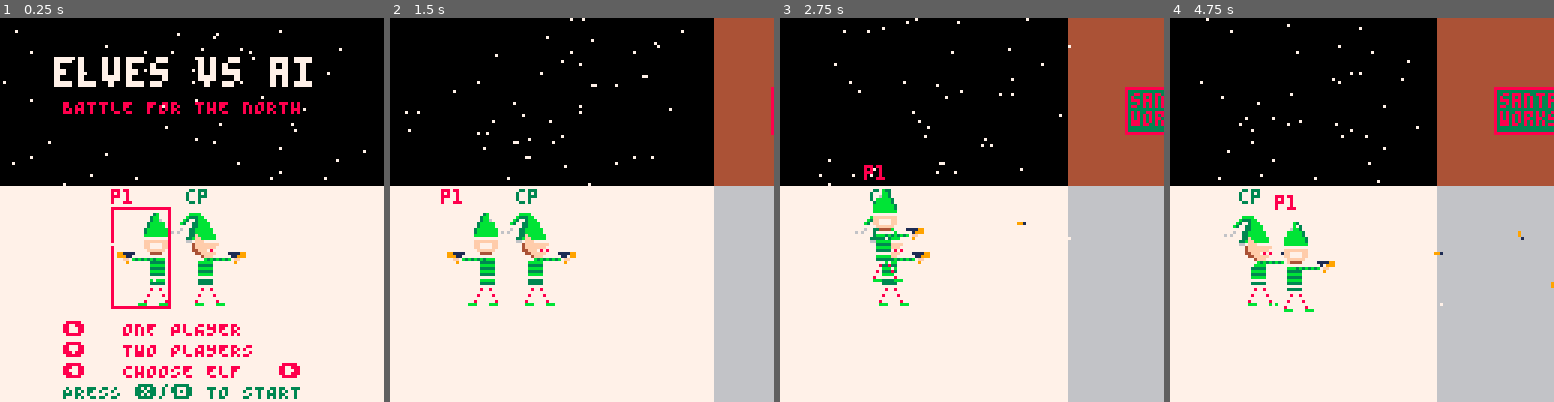
Above: before the commit, frames 1-4 (left to right).
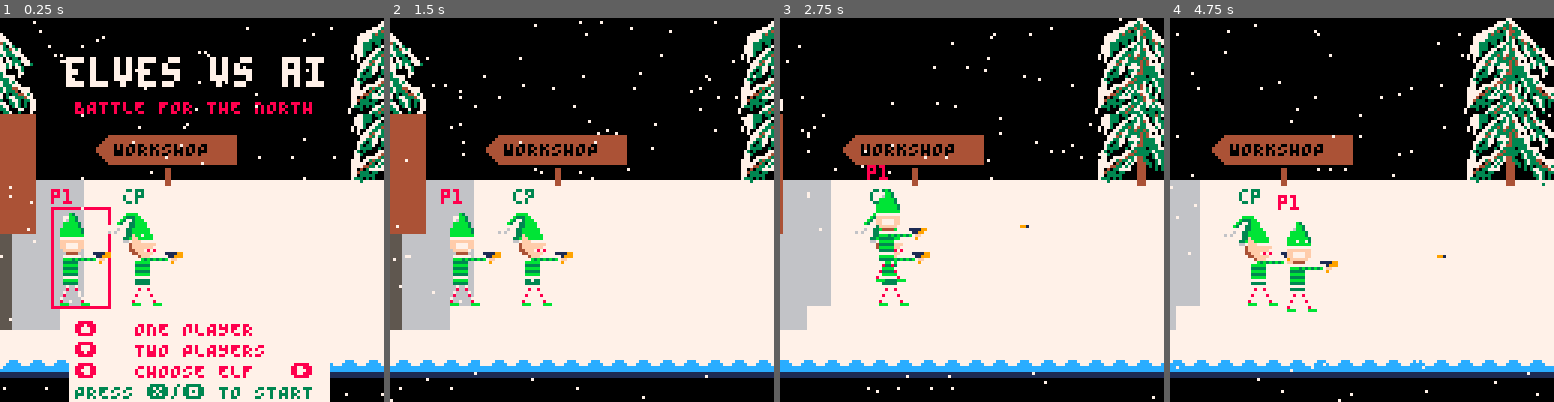
Above: after the commit, the same moments.

Repository: ryangrossGitHub/eva
Game: PICO-8 cartridge eva.p8
Same seed, same stepped clock (60 frames per second), same inputs: the game is played once before the commit and once after it.
Inputs:
- Up to frame 1 (0.25 s): no input
- Up to frame 2 (1.5 s): tap X (X key) at 0.33, 1.07 s; tap O (Z key) at 0.7 s
- Up to frame 3 (2.75 s): hold Right 1.6-2.1 s; tap O (Z key) at 1.7, 2.1, 2.5 s; tap X (X key) at 1.85 s; hold Up 2.15-2.42 s; hold Right from 2.47 s (still down)
- Up to frame 4 (4.75 s): tap O (Z key) every 0.4 s from 2.9 to 4.5 s; tap X (X key) at 2.97, 4.08 s; release Right at 3.03 s; hold Left 3.08-3.58 s; hold Down 3.63-3.97 s; hold Right 4.02-4.68 s; hold Up from 4.73 s (still down)

The runs differ from the first frame. In frame 1, 31% of the frame differs, in the area x 0-100%, y 0-100%; in frame 2, 40%; in frame 3, 41%; in frame 4, 44%.

Commit message:
Replaced temp map with real scene. Made darts bounce off walls.

Diff:
--- a/eva.p8
+++ b/eva.p8
@@ -271,84 +271,114 @@
 
 
 __map__
-c3c3c3c3c3c3c3c3c3c3c3c3c3c3c3c3d1d1d1d1d1d1d1d1d1d1d1d1d1d1d1d1d1d1d1d1d1d1d1d1d1d1d1d1d1d1c3c3c3c3c3c3c3c3c3c3c3c3c3c3c3c3c3c3c3c3c3c3c3c3c3c3c3c3c3c3c3c3c3c3c3c3c3c3c3c3c3c3c3c3c3c3c3c3c3c3c3c3c3c3c3c3c3c3c3c3c3c3c3c3c3c3c3c3c3c3c3c300000000000000000000
-c3c3c3c3c3c3c3c3c3c3c3c3c3c3c3c3d1d1d1d1d1d1d1d1d1d1d1d1d1d1d1d1d1d1d1d1d1d1d1d1d1d1d1d1d1d1c3c3c3c3c3c3c3c3c3c3c3c3c3c3c3c3c3c3c3c3c3c3c3c3c3c3c3c3c3c3c3c3c3c3c3c3c3c3c3c3c3c3c3c3c3c3c3c3c3c3c3c3c3c3c3c3c3c3c3c3c3c3c3c3c3c3c3c3c3c3c3c3c3c3c3c3c3c3c3c3c3c3
-c3c3c3c3c3c3c3c3c3c3c3c3c3c3c3c3d1d1d1d1d1d1d1d1d1d1d1d1d1d1d1d1d1d1d1d1d1d1d1d1d1d1d1d1d1d1c3c3c3c3c3c3c3c3c3c3c3c3c3c3c3c3c3c3c3c3c3c3c3c3c3c3c3c3c3c3c3c3c3c3c3c3c3c3c3c3c3c3c3c3c3c3c3c3c3c3c3c3c3c3c3c3c3c3c3c3c3c3c3c3c3c3c3c3c3c3c3c3c3c3c3c3c3c3c3c3c3c3
-c3c3c3c3c3c3c3c3c3c3c3c3c3c3c3c3d1d1d1d1d1d1d1d1d1d1d1d1d1d1d1d1d1d1d1d1d1d1d1d1d1d1d1d1d1d1c3c3c3c3c3c3c3c3c3c3c3c3c3c3c3c3c3c3c3c3c3c3c3c3c3c3c3c3c3c3c3c3c3c3c3c3c3c3c3c3c3c3c3c3c3c3c3c3c3c3c3c3c3c3c3c3c3c3c3c3c3c3c3c3c3c3c3c3c3c3c3c3c3c3c3c3c3c3c3c3c3c3
-c3c3c3c3c3c3c3c3c3c3c3c3c3c3c3c3d1d1d1d1d1d1d1d1d1d1d1d1d1d1d1d1d1d1d1d1d1d1d1d1d1d1d1d1d1d1c3c3c3c3c3c3c3c3c3c3c3c3c3c3c3c3c3c3c3c3c3c3c3c3c3c3c3c3c3c3c3c3c3c3c3c3c3c3c3c3c3c3c3c3c3c3c3c3c3c3c3c3c3c3c3c3c3c3c3c3c3c3c3c3c3c3c3c3c3c3c3c3c3c3c3c3c3c3c3c3c3c3
-c3c3c3c3c3c3c3c3c3c3c3c3c3c3c3c3d1d1d1d1d1d1d1d1d1d1d1d1d1d1d1d1d1d1d1d1d1d1d1d1d1d1d1d1d1d1c3c3c3c3c3c3c3c3c3c3c3c3c3c3c3c3c3c3c3c3c3c3c3c3c3c3c3c3c3c3c3c3c3c3c3c3c3c3c3c3c3c3c3c3c3c3c3c3c3c3c3c3c3c3c3c3c3c3c3c3c3c3c3c3c3c3c3c3c3c3c3c3c3c3c3c3c3c3c3c3c3c3
-c3c3c3c3c3c3c3c3c3c3c3c3c3c3c3c3d1d1d1d1d1d1d1d1d1d1d1d1d1d1d1d1d1d1d1d1d1d1d1d1d1d1d1d1d1d1c3c3c3c3c3c3c3c3c3c3c3c3c3c3c3c3c3c3c3c3c3c3c3c3c3c3c3c3c3c3c3c3c3c3c3c3c3c3c3c3c3c3c3c3c3c3c3c3c3c3c3c3c3c3c3c3c3c3c3c3c3c3c3c3c3c3c3c3c3c3c3c3c3c3c3c3c3c3c3c3c3c3
-c2c2c2c2c2c2c2c2c2c2c2c2c2c2c2c2c0c0c0c0c0c0c0c0c0c0c0c0c0c0c0c0c0c0c0c0c0c0c0c0c0c0c0c0c0c0c3c3c3c3c3c3c3c3c3c3c3c3c3c3c3c3c3c3c3c3c3c3c3c3c3c3c3c3c3c3c3744040404040404040404040404040c3c3c3404040c3c3c3c3c3c340404040c3404040404040404040c340404040c3c340c340
-c2c2c2c2c2c2c2c2c2c2c2c2c2c2c2c2c0c0c0c0c0c0c0c0c0c0c0c0c0c0c0c0c0c0c0c0c0c0c0c0c0c0c0c0c0c0c3c3c3c3c3c3c3c3c3c3c3c3c3c3c3c3c3c340c3c3c3c3c3c3c3c3c3c3c3c3c340404040404040404040404040404040404040c340404040c3c340404040c340404040404040404040404040404040404040
-c2c2c2c2c2c2c2c2c2c2c2c2c2c2c2c2c0c0c0c0c0c0c0c0c0c0c0c0c0c0c0c0c0c0c0c0c0c0c0c0c0c0c0c0c0c0c3c3c3c3c3c3c3c3c3c3c3c3c3c3c3c3c3c340c3c3c3c3c3c3c3c3c3c3c3c3c340404040404040404040404040404040404040404040c3c3c340404040404040404040404040404040404040404040404040
-c2c2c2c2c2c2c2c2c2c2c2c2c2c2c2c2c0c0c0c0c0c0c0c0c0c0c0c0c0c0c0c0c0c0c0c0c0c0c0c0c0c0c0c0c0c0c3c3c3c3c3c3c3c3c3c3c3c3c3c3c3c3c3c340c3c3c3c3c3c3c3c3c3c3c3c3c3404040404040404040404040404040404040404040404040404040404040404040404040404040c340404040404040404040
-c2c2c2c2c2c2c2c2c2c2c2c2c2c2c2c2c0c0c0c0c0c0c0c0c0c0c0c0c0c0c0c0c0c0c0c0c0c0c0c0c0c0c0c0c0c0c3c3c3c3c3c3c3c3c3c3c3c3c3c3c3c3c3c340c3c3c3c3c3c3c3c3c3c3c3c3c34040404040404040404040404040404040404040404040404040404040404040404040404040404040404040404040404040
-c2c2c2c2c2c2c2c2c2c2c2c2c2c2c2c2c0c0c0c0c0c0c0c0c0c0c0c0c0c0c0c0c0c0c0c0c0c0c0c0c0c0c0c0c0c0c3c3c3c3c3c3c3c3c3c3c3c3c3c3c3c3c3c340c3c3c3c3c3c3c3c3c3c3c3c3c34040404040404040404040404040c34040404040404040404040404040404040404040404040404040404040404040404040
-c2c2c2c2c2c2c2c2c2c2c2c2c2c2c2c2c0c0c0c0c0c0c0c0c0c0c0c0c0c0c0c0c0c0c0c0c0c0c0c0c0c0c0c0c0c0c3c3c3c3c3c3c3c3c3c3c3c3c3c3c3c3c3c340c3c3c3c3c3c3c3c3c3c3c3c3c34040404040404040404040404040404040404040404040404040404040404040404040404040404040404040404040404040
-c2c2c2c2c2c2c2c2c2c2c2c2c2c2c2c2c0c0c0c0c0c0c0c0c0c0c0c0c0c0c0c0c0c0c0c0c0c0c0c0c0c0c0c0c0c0c3c3c3c3c3c3c3c3c3c3c3c3c3c3c3c3c3c3c3c3c3c3c3c3c3c3c3c3c3c3c3c34040404040404040404040404040404040404040404040404040404040404040404040404040404040404040404040404040
-c2c2c2c2c2c2c2c2c2c2c2c2c2c2c2c2c0c0c0c0c0c0c0c0c0c0c0c0c0c0c0c0c0c0c0c0c0c0c0c0c0c0c0c0c0c0c3c3c3c3c3c3c3c3c3c3c3c3c3c3c3c3c3c3404040404040404040404040404040404040404040404040404040404040404040404040404040404040404040404040404040404040404040404040fcc3c3c3
-…(65 lines of a section not shown)…
+c3c3cacbcccdc3cd0000000000000000000000cacbcccdcacbcccdcacbcccdc3c3c3cdc3c3c3c3c3c3c3c3c3c3c3c3c3c3c3c3c3c3c3c3c3c3c3c3c3c3c3c3c3c3c3c3c3c3c3c3c3c3c3c3c3c3c3c3c3c3c3c3c3c3c3c3c3c3c3c3c3c3c3c3c3c3c3c3c3c3c3c3c3c3c3c3c3c3c3c3c3c3c3c3c3c3c300000000000000000000
+c3c3dadbdcddc3c30000000000000000000000dadbdcdddadbdcdddadbdcddc3c3c3c3c3c3c3c3c3c0c0c0c0c0c0c0c0c0c0c3c3c3c3c3c3c3c3c3c3c3c3c3c3c3c3c3c3c3c3c3c3c3c3c3c3c3c3c3c3c3c3c3c3c3c3c3c3c3c3c3c3c3c3c3c3c3c3c3c3c3c3c3c3c3c3c3c3c3c3c3c3c3c3c3c3c3c3c3c3c3c3c3c3c3c3c3c3
+c3c3eaebecedc3c30000000000000000000000eaebecedeaebecedeaebecedc3c3c3c3c3c3c3c3c3c0c0c0c0c0c0c0c0c0c0c3c3c3c3c3c3c3c3c3c3c3c3c3c3c3c3c3c3c3c3c3c3c3c3c3c3c3c3c3c3c3c3c3c3c3c3c3c3c3c3c3c3c3c3c3c3c3c3c3c3c3c3c3c3c3c3c3c3c3c3c3c3c3c3c3c3c3c3c3c3c3c3c3c3c3c3c3c3
+c3c3fafbfcfdc3c30000000000000000000000fafbfcfdfafbfcfdfafbfcfdc3c3c3c3c3c3c3c3c3c0c0c0c0c0c0c0c0c0c0c3c3c3c3c3c3c3c3c3c3c3c3c3c3c3c3c3c3c3c3c3c3c3c3c3c3c3c3c3c3c3c3c3c3c3c3c3c3c3c3c3c3c3c3c3c3c3c3c3c3c3c3c3c3c3c3c3c3c3c3c3c3c3c3c3c3c3c3c3c3c3c3c3c3c3c3c3c3
+d1d1d1d1d1d1c3c30000c3c3c3c3c300000000d6d7d8d9d6d7d8d9d6d7d8d9c3c3c3c3c3c3c3c3c3c0c0c0c0c0c0c0c0c0c0c3c3c3c3c3c3c3c3c3c3c3c3c3c3c3c3c3c3c3c3c3c3c3c3c3c3c3c3c3c3c3c3c3c3c3c3c3c3c3c3c3c3c3c3c3c3c3c3c3c3c3c3c3c3c3c3c3c3c3c3c3c3c3c3c3c3c3c3c3c3c3c3c3c3c3c3c3c3
+d1d1d1d1d1d1c3c3e5c3c3c3c3c3c300000000e6e7e8e9e6e7e8e9e6e7e8e9c3c3c3dfc3c3dfc3c3c0c0c0c0c0c0c0c0c0c0c3c3c3c3c3c3c3c3c3c3c3c3c3c3c3c3c3c3c3c3c3c3c3c3c3c3c3c3c3c3c3c3c3c3c3c3c3c3c3c3c3c3c3c3c3c3c3c3c3c3c3c3c3c3c3c3c3c3c3c3c3c3c3c3c3c3c3c3c3c3c3c3c3c3c3c3c3c3
+d1d1d1d1d1d1dedef5f5f5d5f5f5f5f5f5f5f5f6f7f8f9f6f7f8f9f6f7f8f9f5cef5cfcef5cff5f5c0c0c0c0c0c0c0c0c0c0c3c3c3c3c3c3c3c3c3c3c3c3c3c3c3c3c3c3c3c3c3c3c3c3c3c3c3c3c3c3c3c3c3c3c3c3c3c3c3c3c3c3c3c3c3c3c3c3c3c3c3c3c3c3c3c3c3c3c3c3c3c3c3c3c3c3c3c3c3c3c3c3c3c3c3c3c3c3
+d1d1d1d1d1d1c0c0c2c2c2c2c2c2c2c2c2c2c2c2c2c2c2c2c2c2c2c2c2c2c2c2c2c2c2c2c2c2c2c2c0c0c0c0c0c0c0c0c0c0c2c3c3c3c3c3c3c3c3c3c3c3c3c3c3c3c3c3c3c3c3c3c3c3c3c3c3744040404040404040404040404040c3c3c3404040c3c3c3c3c3c340404040c3404040404040404040c340404040c3c340c340
+d1d1d1d1d1d1c0c0c2c2c2c2c2c2c2c2c2c2c2c2c2c2c2c2c2c2c2c2c2c2c2c2c2c2c2c2c2c2c2c2e2e2e2e2e2e2e2e2e2e2c2c3c3c3c3c3c3c3c3c3c3c3c3c3c3c3c3c3c3c3c3c3c3c3c3c3c3c340404040404040404040404040404040404040c340404040c3c340404040c340404040404040404040404040404040404040
+e2e2e2e2e2c0c0c0c2c2c2c2c2c2c2c2c2c2c2c2c2c2c2c2c2c2c2c2c2c2c2c2c2c2c2c2c2c2c2c2e2e2e2e2e2e2e2e2e2e2c2c3c3c3c3c3c3c3c3c3c3c3c3c3c3c3c3c3c3c3c3c3c3c3c3c3c3c340404040404040404040404040404040404040404040c3c3c340404040404040404040404040404040404040404040404040
+e2e2e2e2e2c0c0c0c2c2c2c2c2c2c2c2c2c2c2c2c2c2c2c2c2c2c2c2c2c2c2c2c2c2c2c2c2c2c2c2e2e2e2e2e2e2e2e2e2e2c2c3c3c3c3c3c3c3c3c3c3c3c3c3c3c3c3c3c3c3c3c3c3c3c3c3c3c3404040404040404040404040404040404040404040404040404040404040404040404040404040c340404040404040404040
+e2e2e2e2e2c0c0c0c2c2c2c2c2c2c2c2c2c2c2c2c2c2c2c2c2c2c2c2c2c2c2c2c2c2c2c2c2c2c2c2e2e2e2e2e2e2e2e2e2e2c2c3c3c3c3c3c3c3c3c3c3c3c3c3c3c3c3c3c3c3c3c3c3c3c3c3c3c34040404040404040404040404040404040404040404040404040404040404040404040404040404040404040404040404040
+e2e2e2e2e2c0c0c2c2c2c2c2c2c2c2c2c2c2c2c2c2c2c2c2c2c2c2c2c2c2c2c2c2c2c2c2c2c2c2c2e2e2e2e2e2e2e2e2e2e2c2c3c3c3c3c3c3c3c3c3c3c3c3c3c3c3c3c3c3c3c3c3c3c3c3c3c3c34040404040404040404040404040c34040404040404040404040404040404040404040404040404040404040404040404040
+c2c2c2c2c2c2c2c2c2c2c2c2c2c2c2c2c2c2c2c2c2c2c2c2c2c2c2c2c2c2c2c2c2c2c2c2c2c2c2c2c2c2c2c2c2c2c2c2c2c2c2c3c3c3c3c3c3c3c3c3c3c3c3c3c3c3c3c3c3c3c3c3c3c3c3c3c3c34040404040404040404040404040404040404040404040404040404040404040404040404040404040404040404040404040
+c5c5c5c5c5c5c5c5c5c5c5c5c5c5c5c5c5c5c5c5c5c5c5c5c5c5c5c5c5c5c5c5c5c5c5c5c5c5c5c5c5c5c5c5c5c5c5c5c5c5c5c3c3c3c3c3c3c3c3c3c3c3c3c3c3c3c3c3c3c3c3c3c3c3c3c3c3c34040404040404040404040404040404040404040404040404040404040404040404040404040404040404040404040404040
+c3c3c3c3c3c3c3c3c3c3c3c3c3c3c3c3c3c3c3c3c3c3c3c3c3c3c3c3c3c3c3c3c3c3c3c3c3c3c3c300000000000000000000c3c3c3c3c3c3c3c3c3c3c3c3c3c3c3c3c3c34040404040404040404040404040404040404040404040404040404040404040404040404040404040404040404040404040404040404040fcc3c3c3
+000000000000c3c3c300000000000000c3000000000000000000000000000000000000000000000000000000000000000000000000000000000000000000000000000000000000000000000000000000000000000000000000000000000000000000000000000000000000000000000000000000000000000000000000000000
+…(94 lines of a section not shown)…
--- a/src/enemies.lua
+++ b/src/enemies.lua
@@ -12,10 +12,9 @@
 		sprite_number = 144,
 		sprite_number_face = 132, --rnd(enemy_head_sprite_list),
 		speed = speed, -- movement speed
-		flip_sprite = true,
 		rotate_sprite = false,
-		x = camera_x + screen_size + 16,
-		y = rnd(48) + 48,
+		x = 38 * 8,
+		y = rnd(40) + 48,
 		w = 8,
 		h = 32,
 		death_animation_frame_delay = 4,
@@ -34,10 +33,6 @@
 		fire_delay_count = 0
 	}
 
-	if enemy.x > camera_x + screen_size/2 then
-		enemy.flip_sprite = false
-	end
-
 	-- if wall spawn support then 25% chance of wall spawn
 	if stages[stage].enemy_wall_spawn_range and rnd() < 0.25 then
 	 	local r = 1 + flr(rnd(#stages[stage].enemy_wall_spawn_range)) -- which wall opening
@@ -54,6 +49,7 @@
 function update_enemies()
 	p1.enemy_collision = false
 	p2.enemy_collision = false
+
 	for enemy in all(enemies) do
 		if enemy.dead then
 			if enemy.dead_frames >= enemy_dead_frame then
@@ -93,8 +89,25 @@
                 	enemy.sprite_number = 170
 				end
 			else
-				-- walk and fire
-				seek_players(enemy)
+				-- walk
+				enemy.x -= enemy.speed
+
+				-- register pushing effect on player1 collision
+				if enemy.x - p1.x - p1.w < 8 -- x collision
+					and (abs(enemy.y - p1.y) < 32) then -- y collision
+					p1.enemy_collision = true
+				end
+
+				-- register pushing effect on player2 collision
+				if enemy.x - p2.x - p2.w < 8 -- x collision
+					and (abs(enemy.y - p2.y) < 32) then -- y collision
+					p2.enemy_collision = true
+				end
+
+				-- prevent firing from off screen
+				if abs(p1.x - enemy.x) < screen_size - 30 or abs(p2.x - enemy.x) < screen_size - 30 then
+					handle_enemy_fire(enemy)
+				end
 
 				if enemy.animation_frame_count >= enemy.animation_frame_delay then
 					enemy.animation_frame_count = 0
@@ -109,34 +122,9 @@
 				end
 			end
 		end
-	end
-end
 
-function seek_players(enemy)
-	if p1.x < enemy.x - enemy.speed
-		and p2.x < enemy.x - enemy.speed then
-		enemy.x -= enemy.speed
-		enemy.flip_sprite = false
+	if enemy.x > right_bound then enemy.x = right_bound - 1 end
 
-		-- pushing effect
-		if enemy.x - p1.x - p1.w < 8 -- x collision
-			and (abs(enemy.y - p1.y) < 32) then -- y collision
-			p1.enemy_collision = true
-		end
-
-		if enemy.x - p2.x - p2.w < 8 -- x collision
-			and (abs(enemy.y - p2.y) < 32) then -- y collision
-			p2.enemy_collision = true
-		end
-	elseif p1.x > enemy.x + enemy.speed
-		and p2.x > enemy.x + enemy.speed then
-		enemy.x += enemy.speed
-		enemy.flip_sprite = true
-	end
-
-	-- prevent firing from off screen
-	if abs(p1.x - enemy.x) < screen_size - 30 or abs(p2.x - enemy.x) < screen_size - 30 then
-		handle_enemy_fire(enemy)
 	end
 end
 
@@ -146,12 +134,8 @@
 	else
 		e.fire_delay_count = 0
 
-		local xd = 8
-		if not e.flip_sprite then
-			xd = -xd
-		end
 		sfx(0)
-		spawn_dart(e.x+4, e.y+6, xd, -1, true)
+		spawn_dart(e.x+4, e.y+6, -8, -1, true)
 	end
 end
 
@@ -161,21 +145,17 @@
 			-- shotgun death, don't draw
 		elseif enemy.sprite_number == 170 or enemy.sprite_number == 138 then
 			-- wide instead of tall sprite
-			spr(enemy.sprite_number, enemy.x, enemy.y+8, 4, 2, enemy.flip_sprite, false)
+			spr(enemy.sprite_number, enemy.x, enemy.y+8, 4, 2, false, false)
 		elseif enemy.sprite_number == 134 then
 			-- wide instead of tall sprite and need to lower it
-			spr(enemy.sprite_number, enemy.x, enemy.y-8, 4, 4, enemy.flip_sprite, false)
+			spr(enemy.sprite_number, enemy.x, enemy.y-8, 4, 4, false, false)
 		elseif enemy.sprite_number == 150 then
-			spr(enemy.sprite_number, enemy.x, enemy.y, 2, 3, enemy.flip_sprite, false)
+			spr(enemy.sprite_number, enemy.x, enemy.y, 2, 3, false, false)
 		else
 			-- body
-			spr(enemy.sprite_number, enemy.x, enemy.y, 2, 3, enemy.flip_sprite, false)
+			spr(enemy.sprite_number, enemy.x, enemy.y, 2, 3, false, false)
 			-- head
-			if enemy.flip_sprite then
-				spr(enemy.sprite_number_face, enemy.x, enemy.y - 4, 1, 1, enemy.flip_sprite, false)
-			else
-				spr(enemy.sprite_number_face, enemy.x + 8, enemy.y - 4, 1, 1, enemy.flip_sprite, false)
-			end
+			spr(enemy.sprite_number_face, enemy.x + 8, enemy.y - 4, 1, 1, false, false)
 		end
 	end
 end
--- a/src/main.lua
+++ b/src/main.lua
@@ -8,7 +8,7 @@
 	palt(13, true) -- Transparent Color Is Purple (13)
 	palt(0, false)
 	load_stage(0)
-	-- music(0)
+	music(63)
 	init_snow()
 	spk8_pitch,spk8_rate,spk8_volume,spk8_quality,spk8_intonation,spk8_if0,spk8_shift,spk8_bandwidth,spk8_whisper=
 	100,0.7,1.5,.5,10,10,1,1,1
@@ -20,7 +20,6 @@
  	if stage == 0 then
   		update_start()
 	else
-		center_camera_on_players()
 		-- Initial delay before spawning enemies for this stage
 		if stages[stage].enemy_spawn_initial_delay and
 			stages[stage].enemy_spawn_initial_delay_count <  stages[stage].enemy_spawn_initial_delay then
@@ -45,13 +44,15 @@
 		end
 	end
 
+	center_camera_on_players()
+
 	if not coop then
 		update_p2()
 	end
 
 	check_weapon_found()
+	update_enemies()
 	update_darts(enemies)
-	update_enemies()
 	update_player_anims(p1)
 	update_player_anims(p2)
 
@@ -72,7 +73,8 @@
 		draw_start()
 	end
 
-	print_dialog(20 * 8, 5 * 8, "santa's workshop", 1, false, false, 8, 3)
+	print_dialog((11 * 8) - 3, (6 * 8) + 2, "WORKSHOP", 0, false, false, 0, 4)
+	print_dialog(35 * 8, (6 * 8) - 3, "DATA CENTER", 1, false, false, 6, 5)
 
 	local s = stages[stage]
 	if not s then
@@ -108,36 +110,4 @@
 	print("p1", p1.x - 3, p1.y - 7, 8)
 
 	draw_snow()
-
-	if not stage_trans and stage > 1 then
-		local count = c.kill_count + j.kill_count
-		if progress_stage < 4 and count >= 1000 then
-			progress_stage = 4
-			stage = 3
-			-- enemies = {} -- clear
-			music(56)
-			c.flip_sprite = false
-			j.flip_sprite = false
-			player_move = false
-		elseif progress_stage < 3 and count >= 500 then
-			progress_stage = 3
-			music(32)
-			stages[2].enemy_spawn_delay = 7
-			stages[2].enemy_speed = 0.9
-		elseif progress_stage < 2 and count >= 250 then
-			progress_stage = 2
-			music(8)
-			stages[2].enemy_spawn_delay = 12
-			stages[2].enemy_speed = 0.7
-		elseif progress_stage < 1 and count >= 100 then
-			progress_stage = 1
-			music(0)
-			stages[2].enemy_spawn_delay = 13
-			stages[2].enemy_speed = 0.5
-		end
-	end
-
-	if stage == 3 then
-		run_ending()
-	end
 end
--- a/src/particles.lua
+++ b/src/particles.lua
@@ -1,6 +1,8 @@
 -- nerf bullet particle system
 
 darts = {}
+
+bounce_cooldown = 10 -- frames to wait before checking another bounce, helps when dart stuck in obj and performance
 
 function spawn_dart(x, y, dx, dy, e)
     add(darts, {
@@ -13,7 +15,8 @@
         bounces = 3,
         is_tumbling = false,
         spin_angle = 0,
-        spin_speed = 0
+        spin_speed = 0,
+        cooldown = 0
     })
 end
 
@@ -46,20 +49,30 @@
         end
 
         -- 4. collision and ricochet
-        -- avoid friendly fire
-        if d.enemy_fire then
-            dart_collision_detection(d, p1, 1, 1)
-            dart_collision_detection(d, p2, 1, 1)
+
+        if d.cooldown > 0 then
+            d.cooldown -= 1 -- helps prevent getting stuck in objects
         else
-            local damage = 1
-            local force = 4
-            if p1.weapon == 1 then -- rifle
-                damage = 0.5
-                force = 2
-            end
-            for e in all(enemies) do
-                if not e.dead then
-                    dart_collision_detection(d, e, damage, force)
+            -- avoid friendly fire
+            if d.enemy_fire then
+                dart_collision_detection(d, p1, 1, 1)
+                dart_collision_detection(d, p2, 1, 1)
+            else
+                local damage = 1
+                local force = 4
+                if p1.weapon == 1 then -- rifle
+                    damage = 0.5
+                    force = 2
+                end
+
+                for e in all(enemies) do
+                    if not e.dead then
+                        dart_collision_detection(d, e, damage, force)
+                    end
+                end
+
+                if d.x - d.dx > right_bound then
+                    dart_collision_response(d, -1)
                 end
             end
         end
@@ -84,26 +97,31 @@
             o.x += force
         end
 
-        d.life += 40
+        dart_collision_response(d, return_dir)
+    end
+end
 
-        -- activate visual spin on hits
-        if not d.is_tumbling then -- first hit
-            d.dx = (1.0 + rnd(2.0)) * return_dir
-            d.dy = -1.5 - rnd(3.0)
-            d.is_tumbling = true
-            -- random direction (clockwise/counter-clockwise) and faster speed
-            d.spin_speed = 0.15 + rnd(0.2)
-            if rnd(1) > 0.5 then d.spin_speed = -d.spin_speed end
-            if d.dx > 0 then d.x = o.x + o.w + 1 else d.x = o.x - 1 end
-        else
-            d.dx = (0.2 + rnd(1)) * return_dir
-            d.dy = -0 - rnd(1)
-        end
+function dart_collision_response(d, dir)
+    d.life += 40
+    d.cooldown = bounce_cooldown
 
-        d.bounces = d.bounces - 1
-        if d.bounces <= 0 then
-            del(darts, d)
-        end
+    -- activate visual spin on hits
+    if not d.is_tumbling then -- first hit
+        d.dx = (1.0 + rnd(2.0)) * dir
+        d.dy = -1.5 - rnd(3.0)
+        d.is_tumbling = true
+        -- random direction (clockwise/counter-clockwise) and faster speed
+        d.spin_speed = 0.15 + rnd(0.2)
+        if rnd(1) > 0.5 then d.spin_speed = -d.spin_speed end
+        -- if d.dx > 0 then d.x = o.x + o.w + 1 else d.x = o.x - 1 end
+    else
+        d.dx = (0.2 + rnd(1)) * dir
+        d.dy = -0 - rnd(1)
+    end
+
+    d.bounces = d.bounces - 1
+    if d.bounces <= 0 then
+        del(darts, d)
     end
 end
 
--- a/src/players.lua
+++ b/src/players.lua
@@ -1,7 +1,7 @@
 player_move = false
 
-init_jenn_x = 40
-init_chad_x = 65
+init_jenn_x = 7*8
+init_chad_x = 10*8
 init_player_y = 64
 
 camera_shake_offset = 0
@@ -26,7 +26,7 @@
 		arm_out = 38,
 		arm_up = 3
 	},
-	flip_sprite = true,
+	flip_sprite = false,
 	x = init_jenn_x,
 	y = init_player_y,
 	w = 8,
@@ -134,6 +134,8 @@
 	elseif y and y > 0 then
 	 	p2.y += 1
 	end
+
+	if p2.x < left_bound then p2.x = left_bound + 1 end
 end
 
 function closest_enemy()
@@ -192,14 +194,6 @@
  	end
 end
 
-function draw_boss(armed)
- 	if armed then
-	 	spr(36,boss.x,boss.y,2,2,false,false)
- 	else
-  		spr(38,boss.x,boss.y,2,2,false,false)
- 	end
-end
-
 function check_weapon_found()
 	for w in all(weapon_list) do
 		if not w.found and ((w.x > p1.x and w.x < p1.x + 16) and (w.y > p1.y and w.y < p1.y + 32)
@@ -214,7 +208,7 @@
 function update_player_move(p, ctrl)
 	-- ctrl is the controller maping
 	if btn(0, ctrl)
-		and p.x > 0 -- not out of bounds
+		and p.x > left_bound -- not out of bounds
 		and p.x > camera_x then -- in camera frame
 		p.flip_sprite = true
 		p.x -= p.speed
@@ -223,7 +217,7 @@
 			camera_x -= p.speed
 		end
 	elseif btn(1, ctrl)
-		and p.x < screen_size * map_width - 16 -- not past the end of the map
+		and p.x < right_bound -- not past the end of the map
 		and p.x < camera_x + screen_size - 16 -- both players in camera frame
 		and not (not p.flip_sprite and p.enemy_collision) then -- can't move through enemies
 		p.flip_sprite = false
@@ -234,9 +228,9 @@
 		end
 	end
 
-	if btn(2, ctrl) and p.y > 24 then
+	if btn(2, ctrl) and p.y > 26 then
 		p.y -= p.speed
-	elseif btn(3, ctrl) and p.y < screen_size - 33 then
+	elseif btn(3, ctrl) and p.y < screen_size - 49 then
 		p.y += p.speed
 	end
 
@@ -261,6 +255,8 @@
 		-- 		end
 		-- 	end
 	end
+
+	if p.x < left_bound then p.x = left_bound + 1 end
 end
 
 function center_camera_on_players()
@@ -285,7 +281,7 @@
 		xd = -xd
 	end
 	-- add(particles, particle(p.x+4, p.y + 15, xs, 0, 9, 7, nil, p.flip_sprite))
-	spawn_dart(p.x+4, p.y + 15, xd, -1, false)
+	spawn_dart(p.x+4, p.y + 16, xd, -1, false)
 end
 
 function draw_player_weapon(p)
--- a/src/stages.lua
+++ b/src/stages.lua
@@ -7,13 +7,16 @@
 wall_height = 56
 map_width = 8
 
+left_bound = 5 * 8
+right_bound = 38 * 8
+
 snow = {}
 
 stages = {
   {
     enemy_spawn_count = 999, -- unlimited
     enemy_speed = 0.4,
-    enemy_spawn_delay = 100,
+    enemy_spawn_delay = 30,
     enemy_spawn_initial_delay = 0,
     enemy_spawn_initial_delay_count = 0,
     music_track = 0,
@@ -131,12 +134,12 @@
 	  rect(p2.x - 3, p2.y - 1, p2.x + 16, p2.y + 32, 3)
   end
 
-  print_dialog(51,22,"\^w\^telves vs ai", 0, true, false, 7, 0)
-  print_dialog(54,36,"BATTLE FOR THE NORTH", 0, true, false, 8, 0)
-  print_dialog(54,110, "⬆️   ONE PLAYER", 0, true, false, 8, 7)
-  print_dialog(54,117, "⬇️   TWO PLAYERS", 0, true, false, 8, 7)
-  print_dialog(54,124, "⬅️   CHOOSE ELF   ➡️", 0, true, false, 8, 7)
-  print_dialog(54,131, "PRESS ❎/🅾️ TO START", 0, true, false, 3, 7)
+  print_dialog(91,22,"\^w\^telves vs ai", 0, true, false, 7, 0)
+  print_dialog(94,36,"BATTLE FOR THE NORTH", 0, true, false, 8, 0)
+  print_dialog(94,110, "⬆️   ONE PLAYER", 0, true, false, 8, 7)
+  print_dialog(94,117, "⬇️   TWO PLAYERS", 0, true, false, 8, 7)
+  print_dialog(94,124, "⬅️   CHOOSE ELF   ➡️", 0, true, false, 8, 7)
+  print_dialog(94,131, "PRESS ❎/🅾️ TO START", 0, true, false, 3, 7)
 end
 
 function draw_weapons()
@@ -146,41 +149,48 @@
 end
 
 function init_snow()
-  for i = 1, 120 do -- slightly fewer particles for a cleaner snow look
-    add(snow, {
-      x = rnd(128),
-      y = rnd(128),
-      spd = 0.3 + rnd(0.5), -- significantly slower falling speed
-      sine_offset = rnd(100), -- unique offset for the swaying pattern
-      sine_spd = 0.02 + rnd(0.03) -- how fast each flake sways left and right
-    })
-  end
+ snow = {} -- ensure array is initialized
+ for i = 1, 120 do
+  add(snow, {
+   x = camera_x + rnd(128), -- spawn initially within the current camera view
+   y = rnd(128),
+   spd = 0.3 + rnd(0.5),
+   sine_offset = rnd(100),
+   sine_spd = 0.02 + rnd(0.03)
+  })
+ end
 end
 
 function draw_snow()
-  for flake in all(snow) do
-    -- fall down slowly
-    flake.y += flake.spd
-
-    -- update the swaying angle
-    flake.sine_offset += flake.sine_spd
-
-    -- calculate final horizontal position with a wind bias + wave motion
-    -- pset requires integers, so we use flr() when drawing
-    local drift_x = flake.x + sin(flake.sine_offset) * 4 - 2 -- 4 is the sway width, -2 shifts it slightly left for wind
-
-    -- screen wrap thresholds
-    if (flake.y > 128) then
-      flake.y = -2
-      flake.x = rnd(128)
-    end
-    if (flake.x < -4) flake.x = 132
-    if (flake.x > 132) flake.x = -4
-
-    -- draw flake as a single pixel (color 7 is white, color 6 is light gray for variety if desired)
-    pset(flr(drift_x), flr(flake.y), 7)
-  end
-end
+ for flake in all(snow) do
+  -- fall down slowly
+  flake.y += flake.spd
+
+  -- update the swaying angle
+  flake.sine_offset += flake.sine_spd
+
+  -- calculate horizontal position with a wind bias + wave motion
+  local drift_x = flake.x + sin(flake.sine_offset) * 4 - 2
+
+  -- screen wrap thresholds relative to the camera
+  if (flake.y > 128) then
+   flake.y = -2
+   flake.x = camera_x + rnd(128) -- respawn at the top, inside the current camera view
+  end
+
+  -- if a flake goes off the left side of the camera, wrap to the right side
+  if (flake.x < camera_x - 4) then
+   flake.x += 136
+  -- if a flake goes off the right side of the camera, wrap to the left side
+  elseif (flake.x > camera_x + 132) then
+   flake.x -= 136
+  end
+
+  -- draw flake using its world coordinates
+  pset(flr(drift_x), flr(flake.y), 7)
+ end
+end
+
 
 function reset()
   stage_trans = false
Not shown, changed: 32 lines of the sprite sheet (__gfx__) section of eva.p8
Not shown, changed: the music (__music__) section of eva.p8
